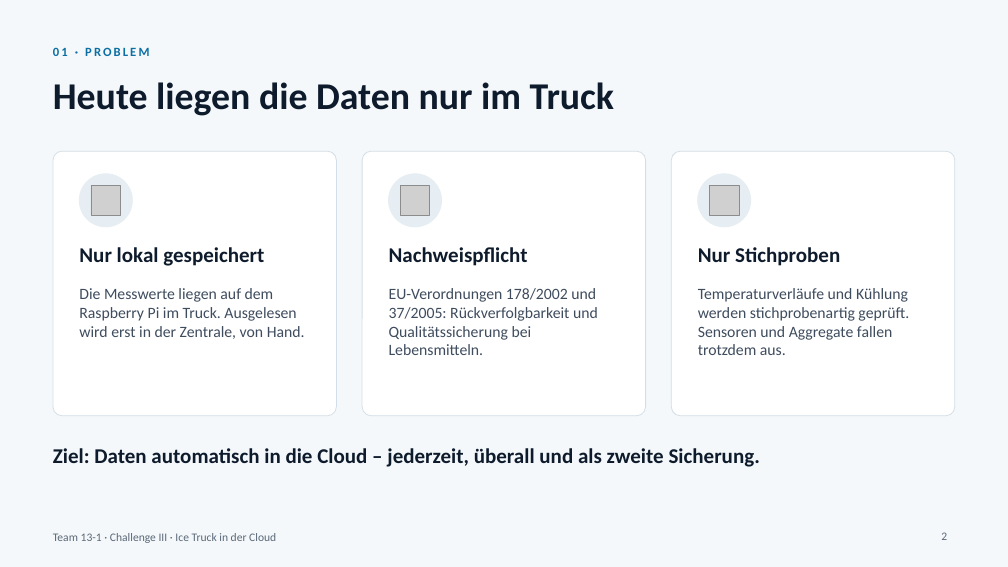
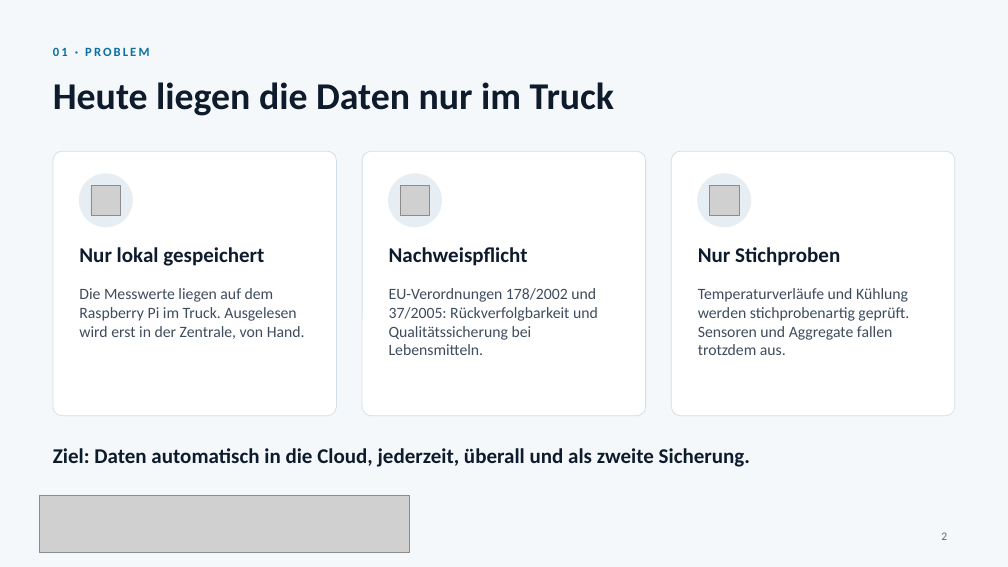
Before and after one commit to 47Felix/RasberryPI-Team-13, a slide deck: slide 2 of Challenge-III-Ice-Truck-Cloud/Praesentation/ice-truck-in-der-cloud.pptx. Drawn at 1008x567 pixels with LibreOffice and Linux fonts; fonts in the diff are those of the drawing; grey boxes stand for pictures. Boxes give left, top, right and bottom in pixels: in the first picture for what was removed or moved away, otherwise in the second. Text is boxed around its words. In the diff, an @@ line names an element or a change of style, - is before the commit and + after.

```diff
--- a/Challenge-III-Ice-Truck-Cloud/Praesentation/ice-truck-in-der-cloud.pptx
+++ b/Challenge-III-Ice-Truck-Cloud/Praesentation/ice-truck-in-der-cloud.pptx
@@ text at <box>53,448,750,467</box>: text changed @@
-Ziel: Daten automatisch in die Cloud – jederzeit, überall und als zweite Sicherung.
+Ziel: Daten automatisch in die Cloud, jederzeit, überall und als zweite Sicherung.
@@ picture added at <box>40,495,410,553</box> @@
@@ text removed at <box>53,533,276,543</box> @@
-Team 13-1 · Challenge III · Ice Truck in der Cloud
```
Also in this commit, not shown: 12 other slides changed.
